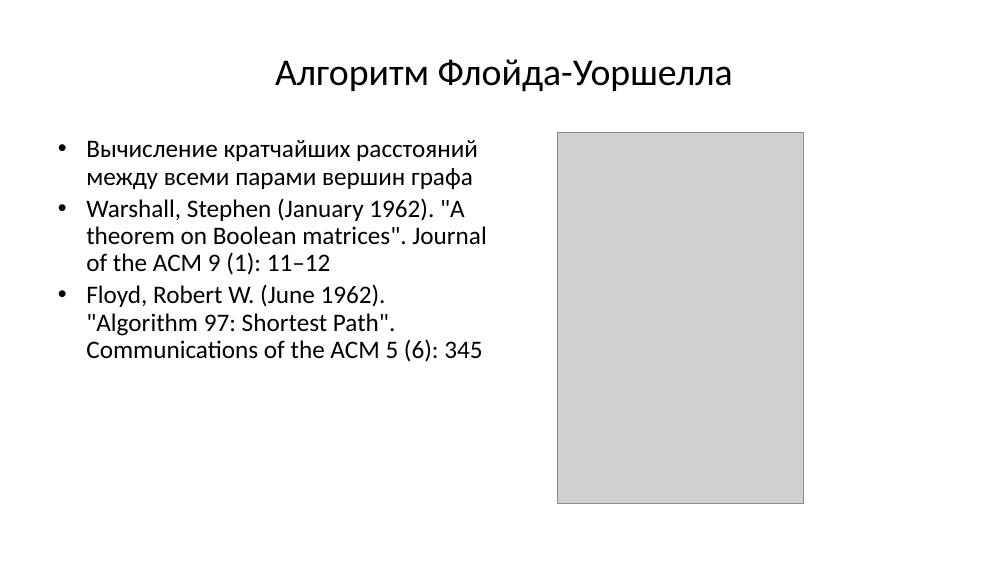
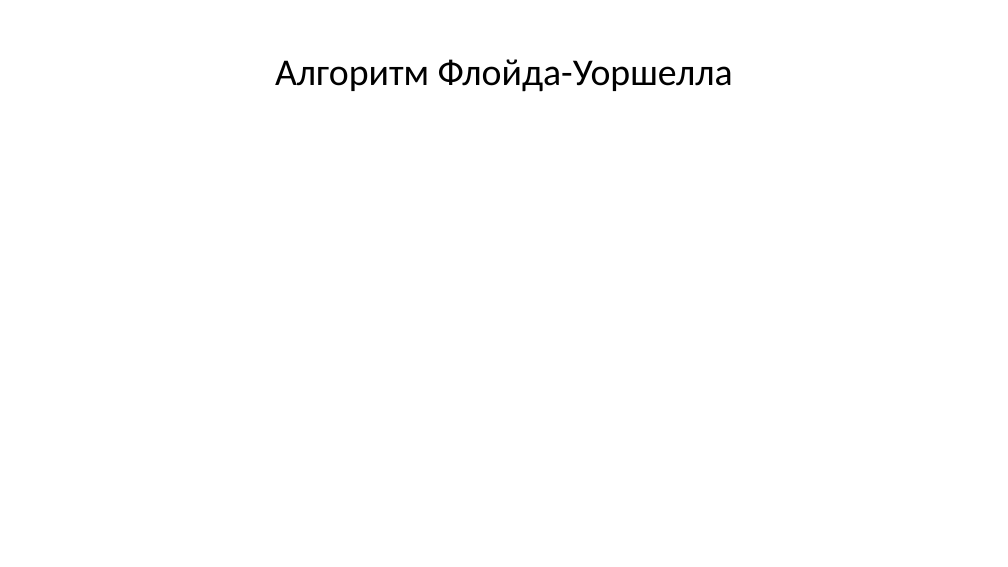
Before and after one commit to Evgueni-Petrov-aka-espetrov/Algorithms-and-Programming-in-C-pptx, a slide deck: slide 109 of 18 Кратчайшие пути и топсорт.pptx (slide 24 before the commit). Drawn at 1008x567 pixels with LibreOffice and Linux fonts; fonts in the diff are those of the drawing; grey boxes stand for pictures. Boxes give left, top, right and bottom in pixels: in the first picture for what was removed or moved away, otherwise in the second. Text is boxed around its words. In the diff, an @@ line names an element or a change of style, - is before the commit and + after.

```diff
--- a/18 Кратчайшие пути и топсорт.pptx
+++ b/18 Кратчайшие пути и топсорт.pptx
@@ rectangle added at <box>51,117,987,534</box>, fill #FFFFFF @@
@@ text removed at <box>86,140,486,362</box> @@
-• Вычисление кратчайших расстояний между всеми парами вершин графа
-• Warshall, Stephen (January 1962). "A theorem on Boolean matrices". Journal of the ACM 9 (1): 11–12
-• Floyd, Robert W. (June 1962). "Algorithm 97: Shortest Path". Communications of the ACM 5 (6): 345
@@ picture removed at <box>558,133,805,504</box> @@
```
Also in this commit, not shown: 25 other slides changed, 147 slides added, 9 slides removed.
